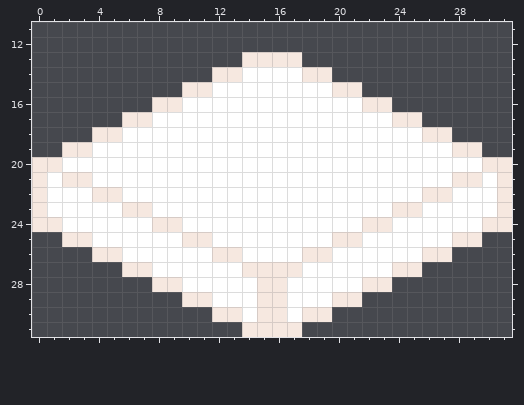
Two versions of one pixel-art file, Cold-Conquest-Root/res/ice-sheet.ase. That is the earlier state.
32x32 pixels, 1 frame. Shown: x 0..31, y 11..31.
The same view after the edit:
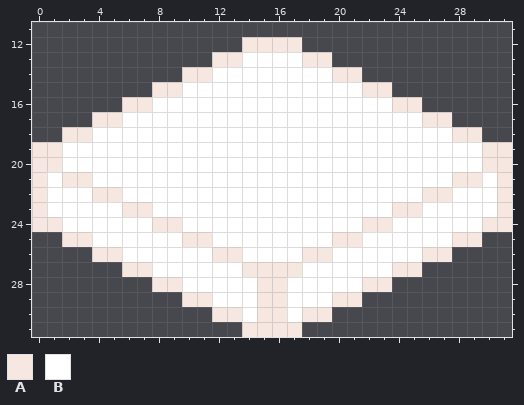
Palette (. is transparent): A #f6e8e0  B #ffffff
From old to new:
The author put colour A in row 12 at x 14 to 17; in row 13 at x 12 to 13 and 18 to 19; in row 14 at x 10 to 11 and 20 to 21; in row 15 at x 8 to 9 and 22 to 23; in row 16 at x 6 to 7 and 24 to 25; in row 17 at x 4 to 5 and 26 to 27.
The author put colour A in row 18 at x 2 to 3 and 28 to 29; in row 19 at x 0 to 1 and 30 to 31.
Colour A becomes colour B in row 13 at x 14 to 17; in row 14 at x 12 to 13 and 18 to 19; in row 15 at x 10 to 11 and 20 to 21; in row 16 at x 8 to 9 and 22 to 23; in row 17 at x 6 to 7 and 24 to 25; in row 18 at x 4 to 5 and 26 to 27.
Colour A becomes colour B in row 19 at x 2 to 3 and 28 to 29.
Boxes around the changes in both pictures, in picture pixels (x1, y1, x2, y2):
changed: (32, 37, 512, 157)
